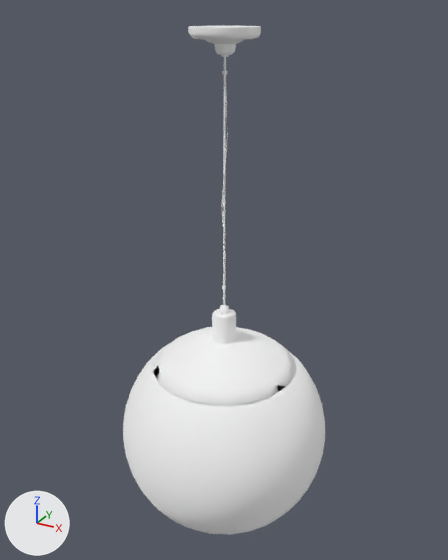
The glTF model public/media/furniture/pendant.glb: old version first, new version second.
The view is the same before and after, from a 50 mm camera at (0.532, -0.968, 0.98) aimed at (-0.004, 0.006, 0.493). The axes (+X, +Y, +Z) are drawn at lower left. The lights are the same throughout. The picture after the commit comes second. Where no turn or scale is listed for an object, it has been applied to the vertices. Vertices at exactly the same position are counted once.

Names of what the first picture shows: 'modern_ceiling_lamp_01'.
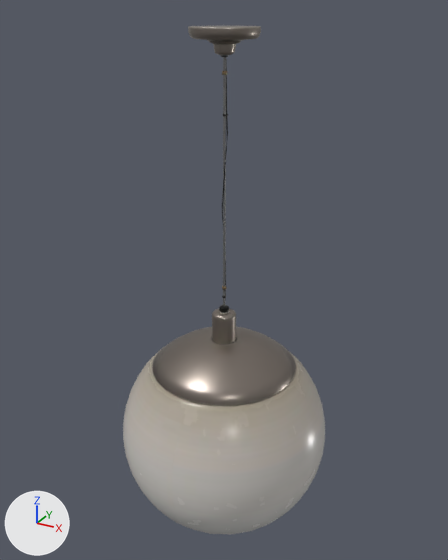
The change, as a list of edits to the scene's bpy script:
```text
Add img_modern_ceiling_lamp_01_gl_normal:
    img_modern_ceiling_lamp_01_gl_normal = load_image('modern_ceiling_lamp_01_gl_normal', '_unpacked/modern_ceiling_lamp_01_gl_normal', 512, 512, 'Non-Color')
Add img_modern_ceiling_lamp_01_basecolor:
    img_modern_ceiling_lamp_01_basecolor = load_image('modern_ceiling_lamp_01_basecolor', '_unpacked/modern_ceiling_lamp_01_basecolor', 512, 512, 'sRGB')
Add img_modern_ceiling_lamp_01_metallic_modern_ceiling_lamp_01_roughness:
    img_modern_ceiling_lamp_01_metallic_modern_ceiling_lamp_01_roughness = load_image('modern_ceiling_lamp_01_metallic-modern_ceiling_lamp_01_roughness', '_unpacked/modern_ceiling_lamp_01_metallic-modern_ceiling_lamp_01_roughness', 512, 512, 'Non-Color')
Add mat_modern_ceiling_globe:
    mat_modern_ceiling_globe = bpy.data.materials.new('modern_ceiling_globe')
    # colours: pale yellow #cfc2b7
    # uses the picture img_modern_ceiling_lamp_01_basecolor
    # uses the picture img_modern_ceiling_lamp_01_gl_normal
    # uses the picture img_modern_ceiling_lamp_01_metallic_modern_ceiling_lamp_01_roughness
Add mat_modern_ceiling_lamp_01_glass:
    mat_modern_ceiling_lamp_01_glass = bpy.data.materials.new('modern_ceiling_lamp_01_glass')
    # uses the picture img_modern_ceiling_lamp_01_basecolor
    # uses the picture img_modern_ceiling_lamp_01_gl_normal
    # uses the picture img_modern_ceiling_lamp_01_metallic_modern_ceiling_lamp_01_roughness
Change me_cylinder_003:
    used by ob_modern_ceiling_lamp_01
    remove me_cylinder_003.from_pydata(...)  # 1696 vertices, 3175 faces; spans x -0.216..0.216, y -0.216..0.216, z -0.476..0.476
    add me_cylinder_003.from_pydata(...)  # 2075 vertices, 3895 faces; spans x -0.216..0.216, y -0.216..0.216, z -0.476..0.476
    me_cylinder_003 part 1: 5 vertices moved from x 0.0..0.105, y -0.004..0.129, z -0.177..0.404 to x -0.002..0.089, y -0.004..0.138, z -0.177..0.432; 27 vertices removed from x -0.167..0.138, y -0.167..0.054, z -0.198..0.432; 405 vertices added at x -0.168..0.147, y -0.168..0.147, z -0.318..0.476
    me_cylinder_003 part 2: 158 faces spanning x -0.137..0.147, y -0.126..0.127, z -0.179..0.476 switch from mat_frame (white #ffffff) to mat_modern_ceiling_lamp_01_glass
    me_cylinder_003 part 3: 2248 faces spanning x -0.216..0.216, y -0.216..0.216, z -0.476..-0.169 switch from mat_lime (white #ffffff) to mat_modern_ceiling_lamp_01_glass
    other edits to the shape of me_cylinder_003 do not show in these pictures
    add me_cylinder_003.materials.append(mat_modern_ceiling_globe)
```

Where the change shows, as pixel boxes (x1, y1, x2, y2) in the pictures (448 x 560 px):
part 1 of me_cylinder_003, built on
    before: (221, 55, 229, 290)
    after: (152, 26, 296, 406)
part 2 of me_cylinder_003, recoloured
    both: (156, 27, 293, 391)
part 3 of me_cylinder_003, recoloured (white to grey)
    both: (123, 351, 325, 534)
